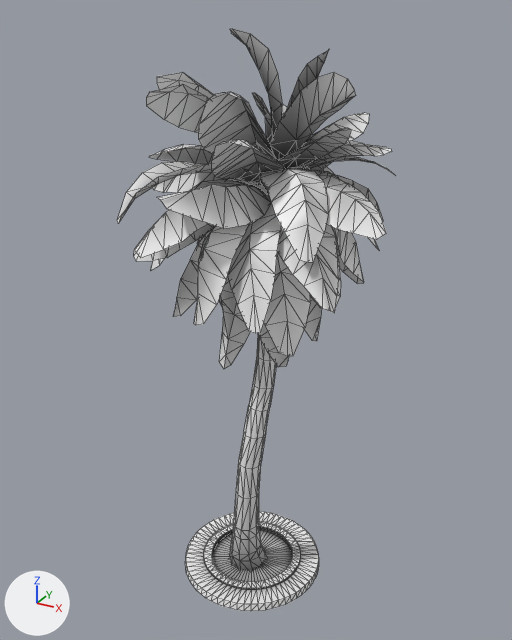
Before and after pictures for a commit that changed the glTF model assets/models/street_assets/street_el_1.glb.
Before and after are seen from a 50 mm lens placed at (2.58, -4.62, 4.96), pointed at (0.13, -0.16, 2.73). The axes (+X, +Y, +Z) are drawn at lower left. The lights are the same throughout. Mesh edges are drawn as thin lines. Vertices at the same position are counted once.

The first picture shows 'street_el_1'.
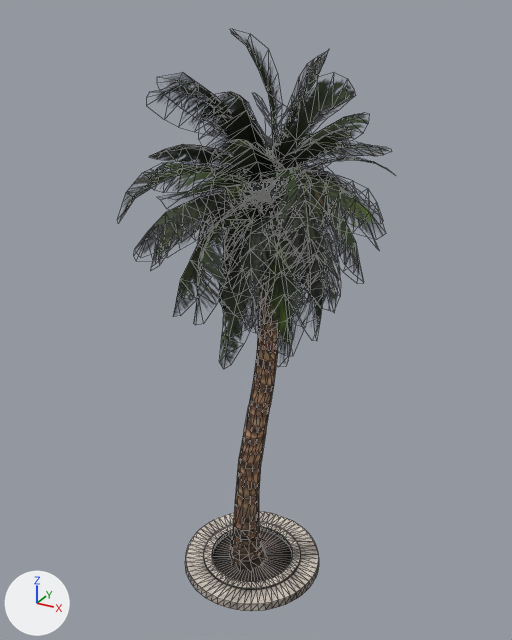
Edits to the bpy script that builds the scene:
```text
Add img_street_el_1_color_street_el_1_alpha:
    img_street_el_1_color_street_el_1_alpha = load_image('street_el_1_color-street_el_1_alpha', '_unpacked/street_el_1_color-street_el_1_alpha', 1024, 1024, 'sRGB')
Add img_street_el_1_color:
    img_street_el_1_color = load_image('street_el_1_color', '_unpacked/street_el_1_color', 1024, 1024, 'sRGB')
Change mat_street_el_1_mat:
    where n0 = _N.new('ShaderNodeBsdfPrincipled'); n0.name = 'Principled BSDF'
    n0.inputs[2].default_value: 0.494 -> 0.964  # 'Roughness'
    where n2 = _N.new('ShaderNodeTexImage'); n2.name = 'Image Texture'
    remove n3 = _N.new('ShaderNodeNormalMap'); n3.name = 'Normal Map'
    remove n3.uv_map = 'UVMap'
    remove n4 = _N.new('ShaderNodeTexImage'); n4.name = 'Image Texture.001'
    remove n4.image = img_street_el_1_normal
    n2.image: img_street_el_1_ao -> img_street_el_1_color
    remove _L.new(n3.outputs[0], n0.inputs[5])  # 'Normal' to 'Normal'
    remove _L.new(n4.outputs[0], n3.inputs[1])  # 'Color' to 'Color'
Add mat_street_el_1_mat_alpha:
    mat_street_el_1_mat_alpha = principled_material('street_el_1_mat_alpha')
    mat_street_el_1_mat_alpha.texture = img_street_el_1_color_street_el_1_alpha  # with its transparency
    mat_street_el_1_mat_alpha.roughness = 0.717
Change me_street_el_1:
    where me_street_el_1.from_pydata(...)  # 2263 vertices, 3104 faces; spans x -0.72..1.23, y -1.2..0.78, z 0.14..4.85
    used by ob_street_el_1; location = (0.0, 0.0, 0.0)
    me_street_el_1 part 1: 2112 faces spanning x -0.72..1.23, y -1.2..0.78, z 2.52..4.85 switch from mat_street_el_1_mat to mat_street_el_1_mat_alpha (picture img_street_el_1_color_street_el_1_alpha)
```

Pixel boxes (x1, y1, x2, y2) of what changed, in the pictures (512 x 640 px):
'street_el_1', surface changed: (117, 29, 392, 611) in both
part 1 of me_street_el_1, recoloured: (123, 32, 388, 367) in both
